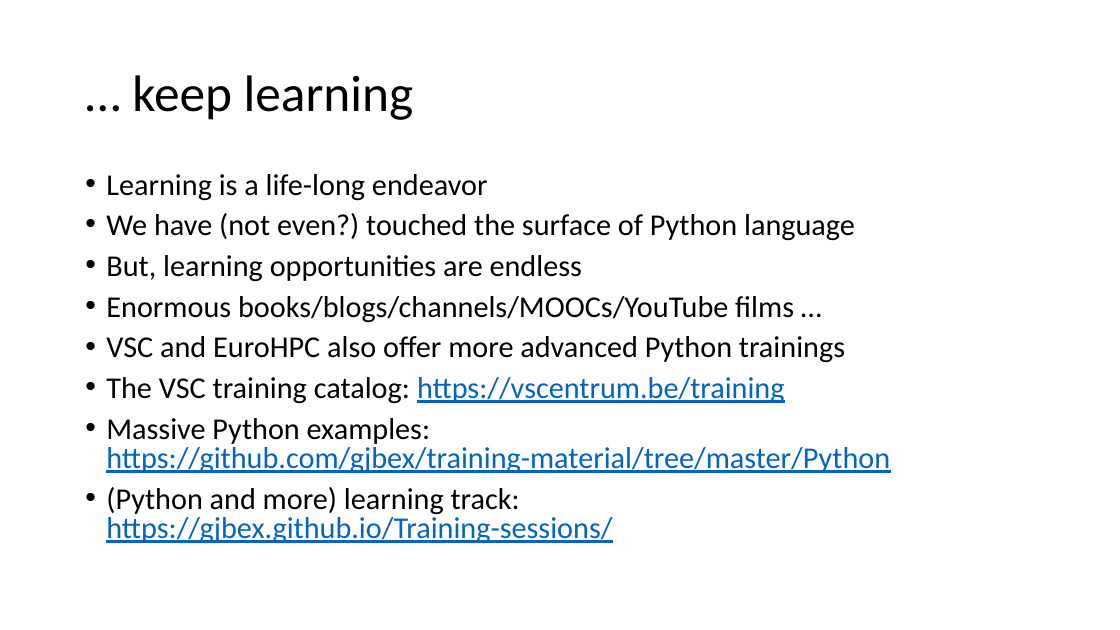
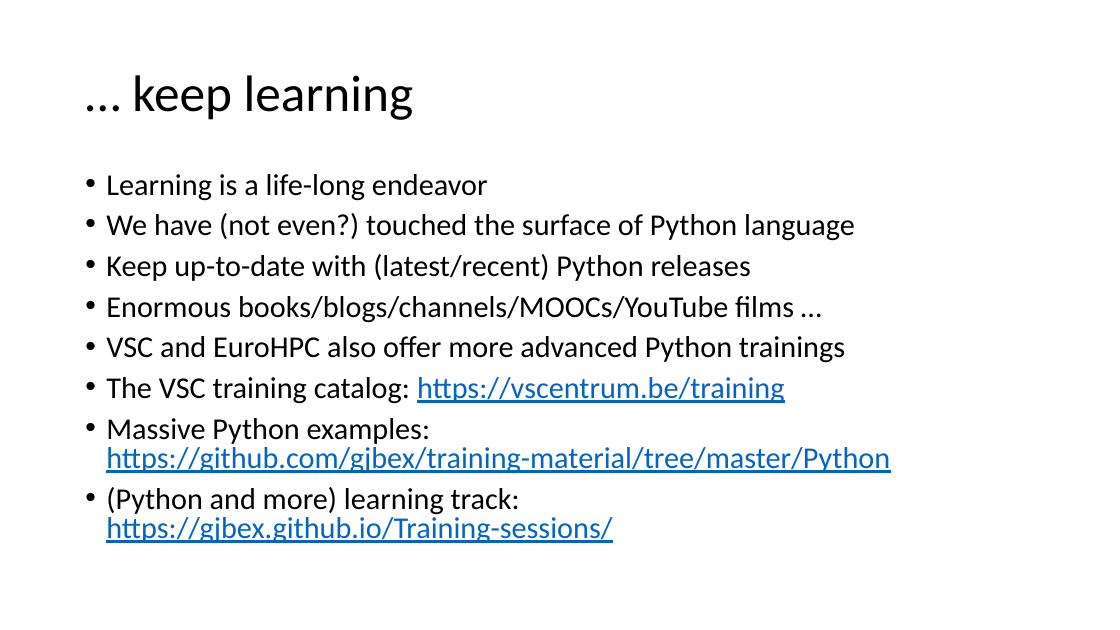
Before and after one commit to moravveji/python_intro_training, a slide deck: slide 2 of slides-pptx/10-Python_intro-vsc-trainings.pptx. Drawn at 1120x630 pixels with LibreOffice and Linux fonts; fonts in the diff are those of the drawing. Boxes give left, top, right and bottom in pixels: in the first picture for what was removed or moved away, otherwise in the second. Text is boxed around its words. In the diff, an @@ line names an element or a change of style, - is before the commit and + after.

```diff
--- a/slides-pptx/10-Python_intro-vsc-trainings.pptx
+++ b/slides-pptx/10-Python_intro-vsc-trainings.pptx
@@ text at (x1=106, y1=254, x2=751, y2=281): text changed @@
-• But, learning opportunities are endless
+• Keep up-to-date with (latest/recent) Python releases
```
Also in this commit, not shown: 17 other files.
